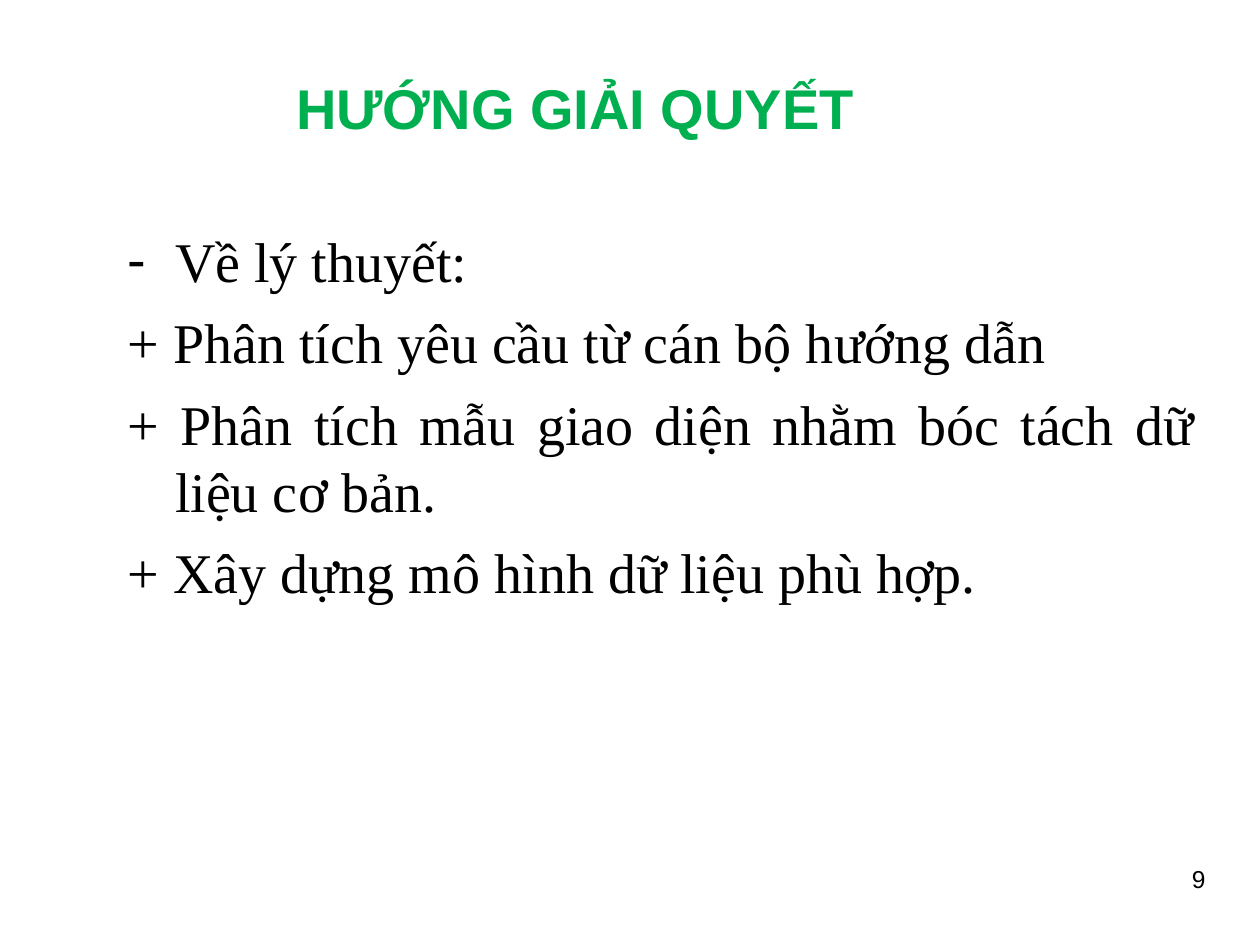
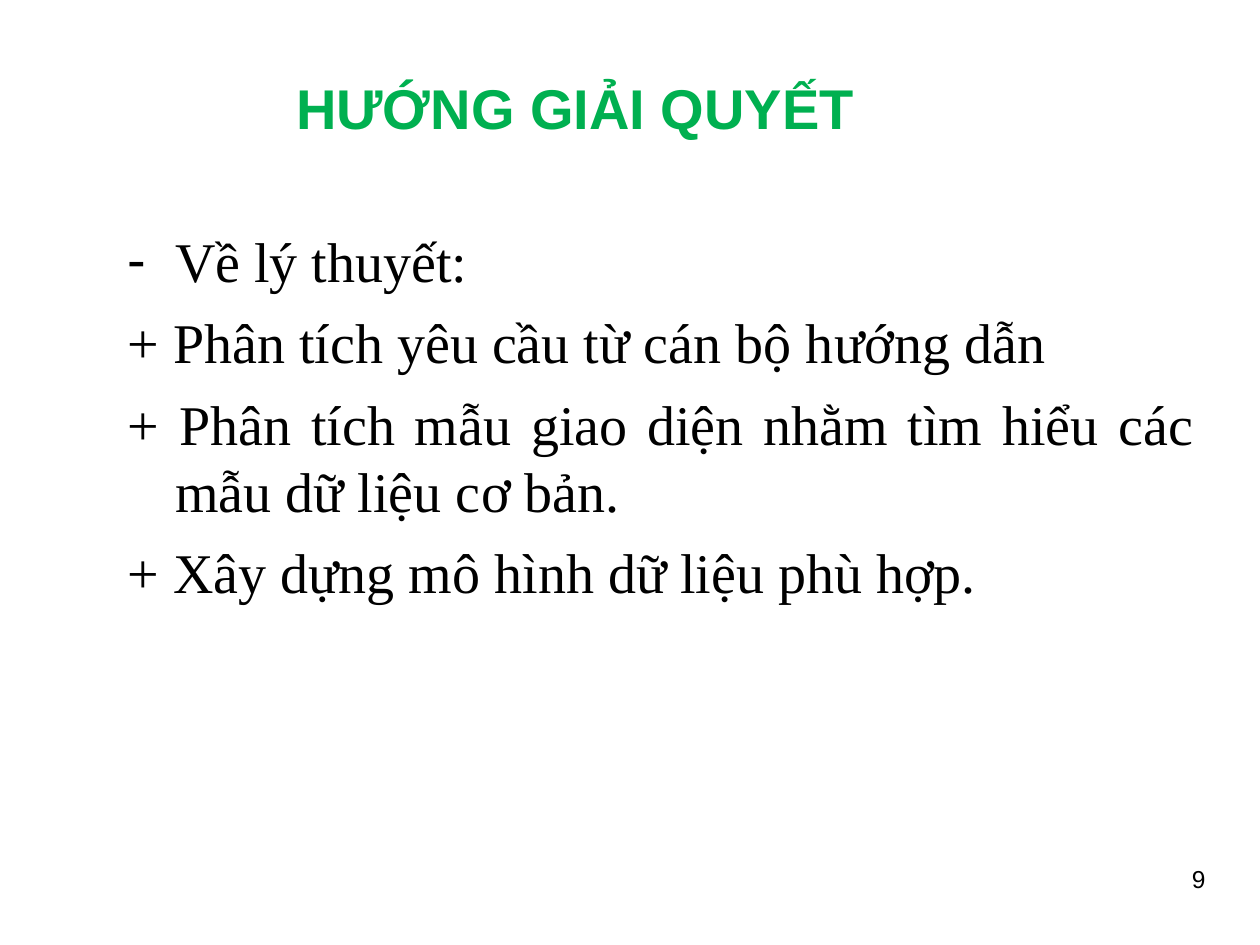
Before and after one commit to ngthuc/graduation-thesis, a slide deck: slide 9 of DOCUMENTS/documentations/Slide_HethongQuanlyProfileVienchucKhoaCNTT-TT_LeNguyenThucB1400731.ppt. Drawn at 1260x945 pixels with LibreOffice and Linux fonts; fonts in the diff are those of the drawing; background and template pictures are left out. Boxes give left, top, right and bottom in pixels: in the first picture for what was removed or moved away, otherwise in the second. Text is boxed around its words. In the diff, an @@ line names an element or a change of style, - is before the commit and + after.

```diff
--- a/DOCUMENTS/documentations/Slide_HethongQuanlyProfileVienchucKhoaCNTT-TT_LeNguyenThucB1400731.ppt
+++ b/DOCUMENTS/documentations/Slide_HethongQuanlyProfileVienchucKhoaCNTT-TT_LeNguyenThucB1400731.ppt
@@ text at bbox=[175, 403, 1193, 522]: text changed @@
-+ Phân tích mẫu giao diện nhằm bóc tách dữ liệu cơ bản.
++ Phân tích mẫu giao diện nhằm tìm hiểu các mẫu dữ liệu cơ bản.
```
Also in this commit, not shown: 10 other slides changed, 2 slides added.
